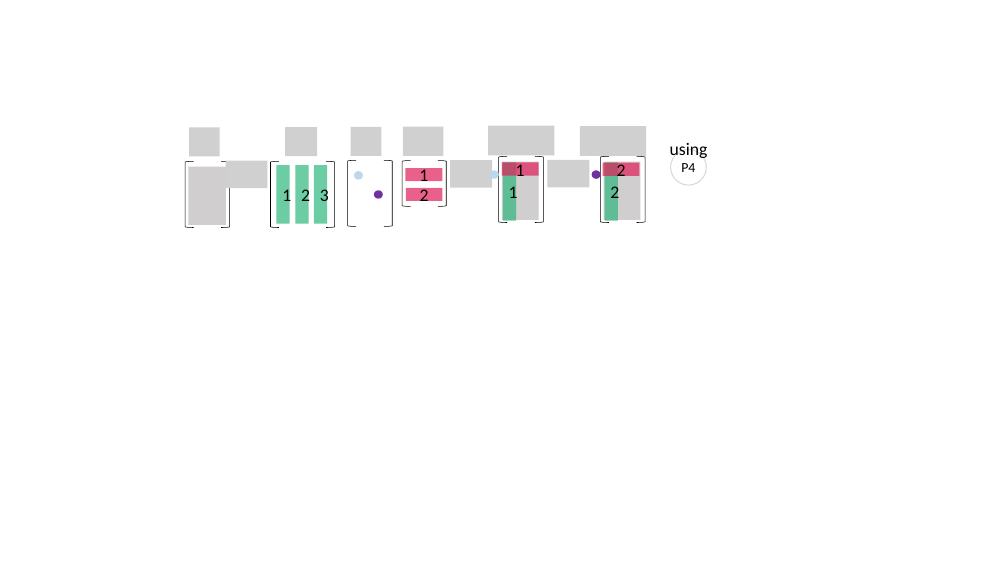
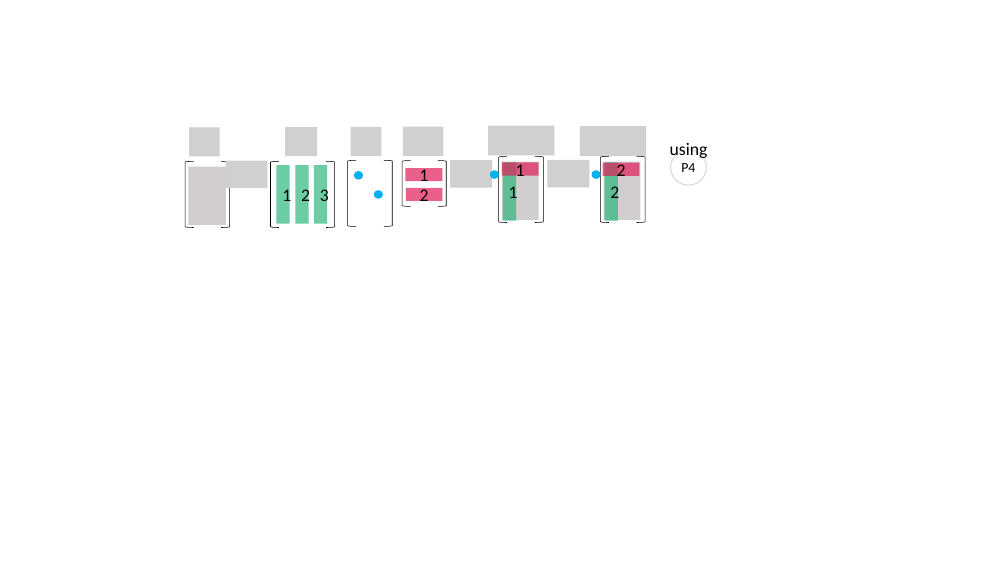
Before and after one commit to kenjihiranabe/The-Art-of-Linear-Algebra, a slide deck: slide 42 of Illustrations.pptx. Drawn at 1008x567 pixels with LibreOffice and Linux fonts; fonts in the diff are those of the drawing; grey boxes stand for pictures. Boxes give left, top, right and bottom in pixels: in the first picture for what was removed or moved away, otherwise in the second. Text is boxed around its words. In the diff, an @@ line names an element or a change of style, - is before the commit and + after.

```diff
--- a/Illustrations.pptx
+++ b/Illustrations.pptx
@@ ellipse at (354, 171, 363, 179): fill #BDD7EE to #00B0F0 @@
@@ ellipse at (490, 170, 499, 178): fill #BDD7EE to #00B0F0 @@
@@ ellipse at (592, 170, 601, 178): fill #7030A0 to #00B0F0 @@
@@ ellipse at (374, 191, 383, 199): fill #7030A0 to #00B0F0 @@
```
Also in this commit, not shown: 2 other slides changed, 54 other files.
